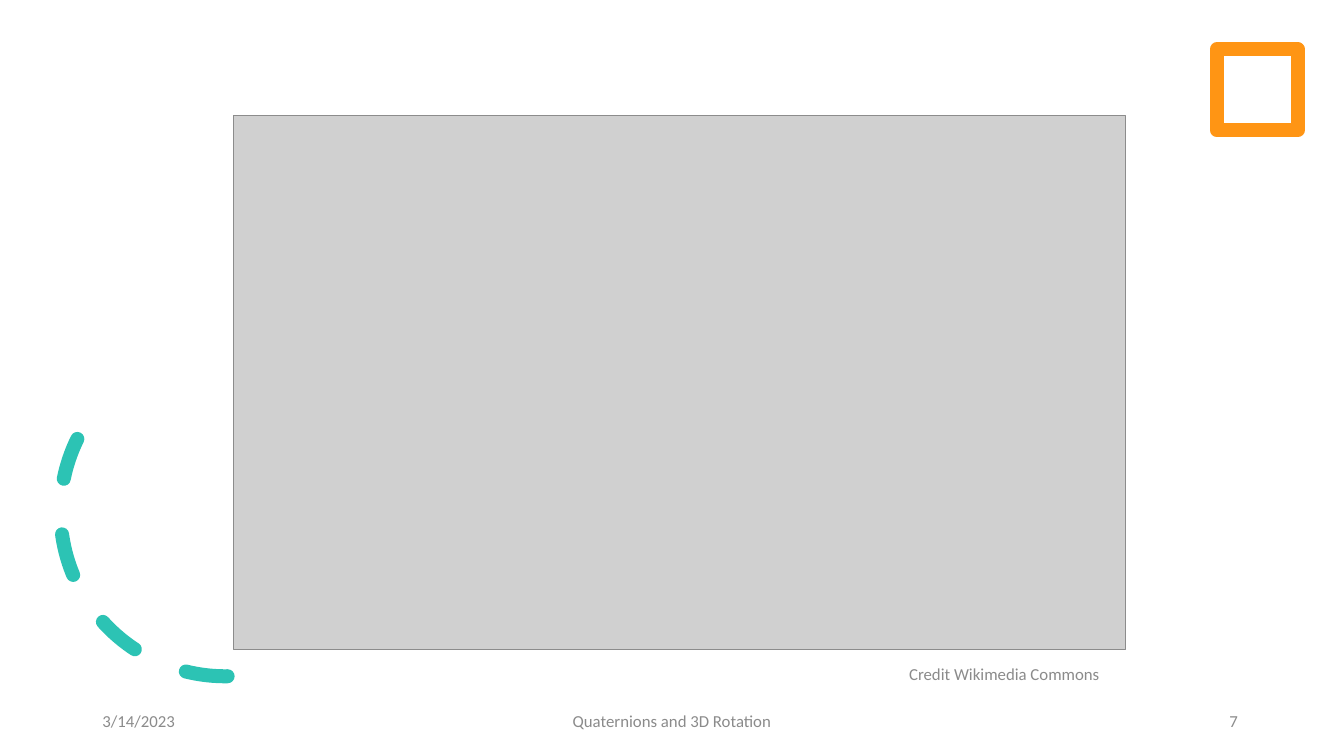
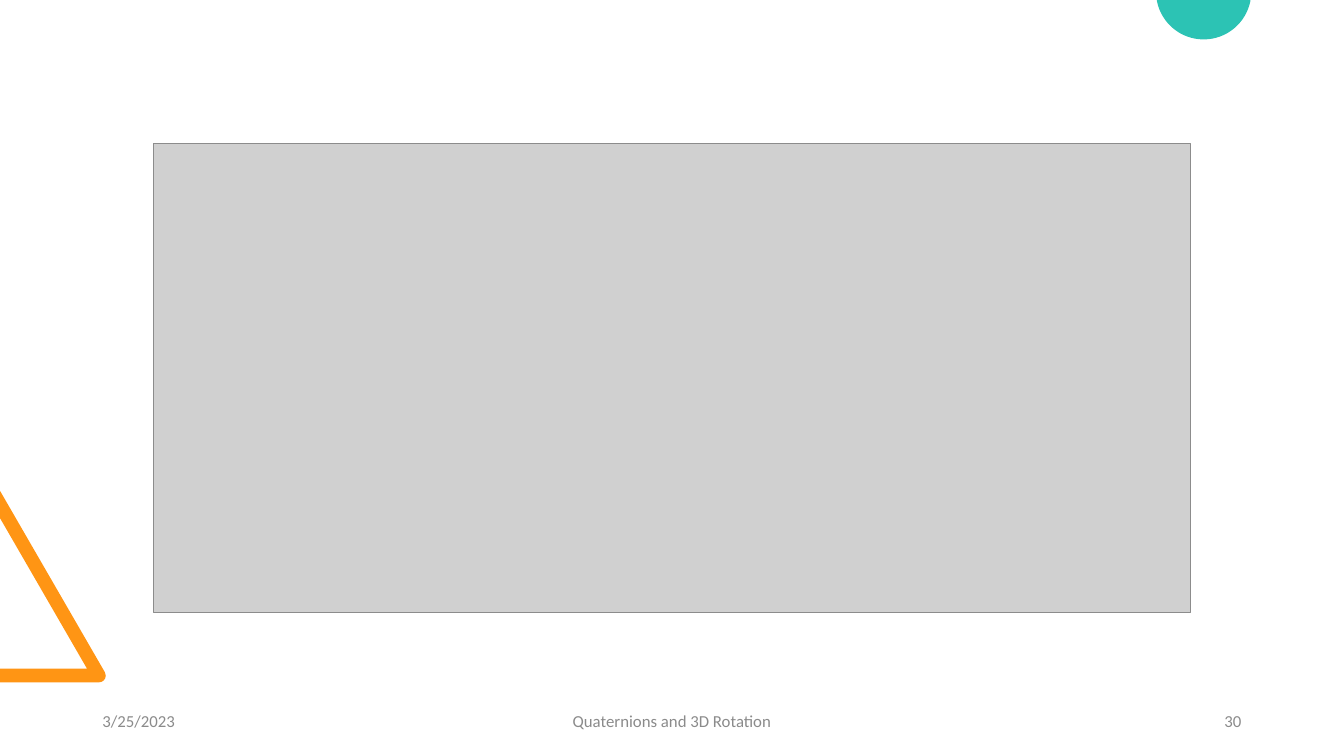
Before and after one commit to LukasGoodman23/QuaternionsVSEulerRotations, a slide deck: slide 30 of Quaternions and Three-Dimensional Rotations.pptx (slide 7 before the commit). Drawn at 1344x756 pixels with LibreOffice and Linux fonts; fonts in the diff are those of the drawing; grey boxes stand for pictures. Boxes give left, top, right and bottom in pixels: in the first picture for what was removed or moved away, otherwise in the second. Text is boxed around its words. In the diff, an @@ line names an element or a change of style, - is before the commit and + after.

```diff
--- a/Quaternions and Three-Dimensional Rotations.pptx
+++ b/Quaternions and Three-Dimensional Rotations.pptx
@@ rectangle removed at (0,0,1344,756) @@
@@ freeform shape removed at (1125,0,1250,52) @@
@@ rectangle removed at (1217,49,1298,130) @@
@@ picture: place and size @@
-picture at (234,115,1125,650)
+picture at (153,143,1191,613)
@@ arc (boxed as its full ellipse) removed at (52,338,399,685) @@
@@ freeform shape added at (0,491,105,682), fill #FF9514 @@
@@ freeform shape removed at (14,630,210,756) @@
@@ text removed at (909,668,1099,680) @@
-Credit Wikimedia Commons
@@ text at (102,715,174,728): text changed @@
-3/14/2023
+3/25/2023
@@ page number at (1224,716,1241,727): text changed @@
-7
+30
```
Also in this commit, not shown: 22 other slides changed, 6 slides added, 7 slides removed, 8 other files.
